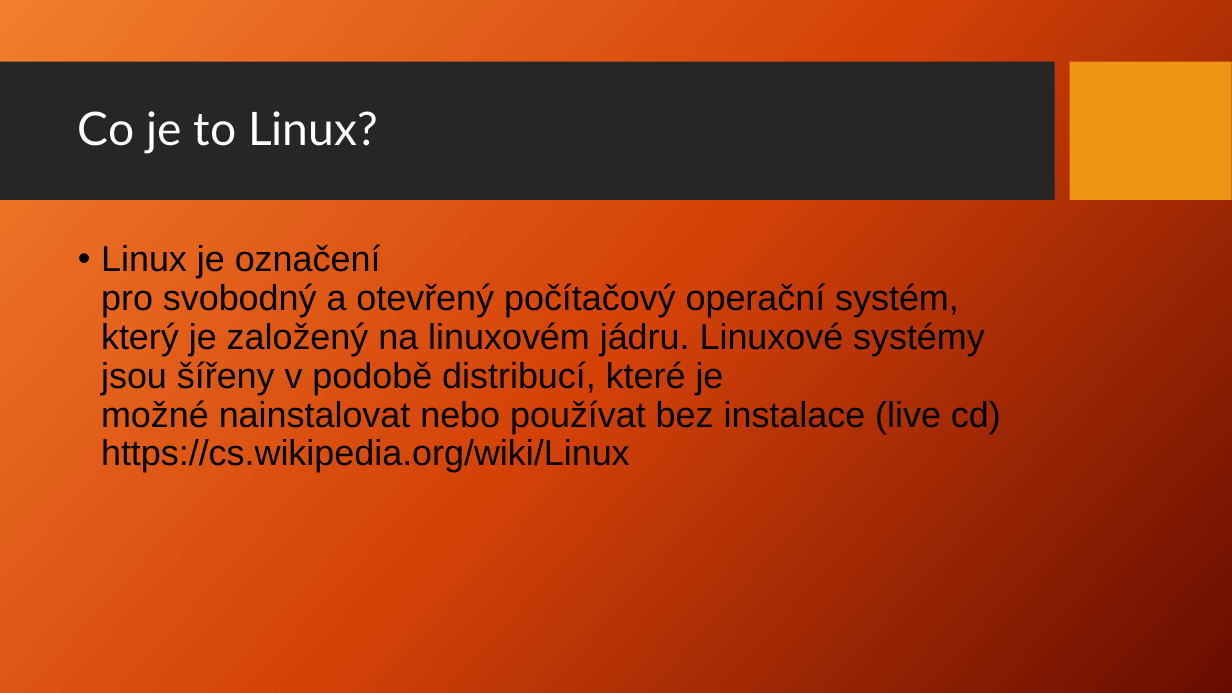
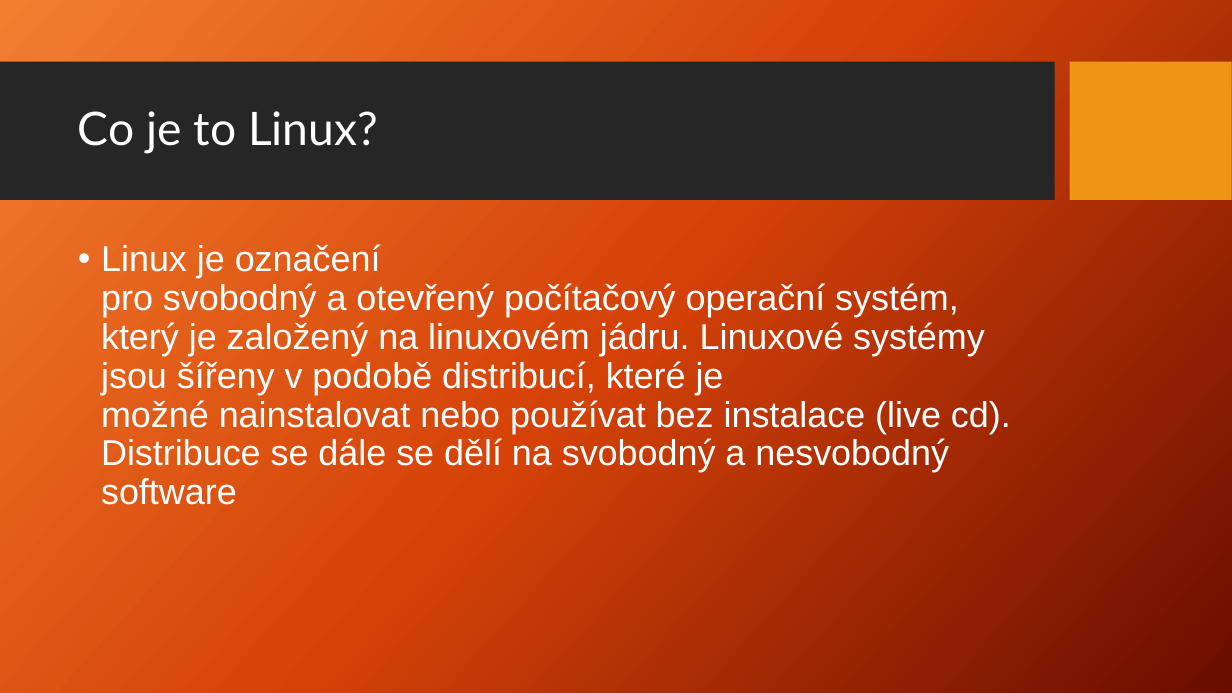
Before and after one commit to Jakub-Benes/Prezentace, a slide deck: slide 2 of Linux.pptx. Drawn at 1232x693 pixels with LibreOffice and Linux fonts; fonts in the diff are those of the drawing; background and template pictures are left out. Boxes give left, top, right and bottom in pixels: in the first picture for what was removed or moved away, otherwise in the second. Text is boxed around its words. In the diff, an @@ line names an element or a change of style, - is before the commit and + after.

```diff
--- a/Linux.pptx
+++ b/Linux.pptx
@@ text at (101,244,1011,505): text changed; text colour #000000 to #FFFFFF @@
-• Linux je označení pro svobodný a otevřený počítačový operační systém, který je založený na linuxovém jádru. Linuxové systémy jsou šířeny v podobě distribucí, které je možné nainstalovat nebo používat bez instalace (live cd) https://cs.wikipedia.org/wiki/Linux
+• Linux je označení pro svobodný a otevřený počítačový operační systém, který je založený na linuxovém jádru. Linuxové systémy jsou šířeny v podobě distribucí, které je možné nainstalovat nebo používat bez instalace (live cd). Distribuce se dále se dělí na svobodný a nesvobodný software
```
Also in this commit, not shown: 7 other slides changed, 5 slides added, 1 slide removed.
